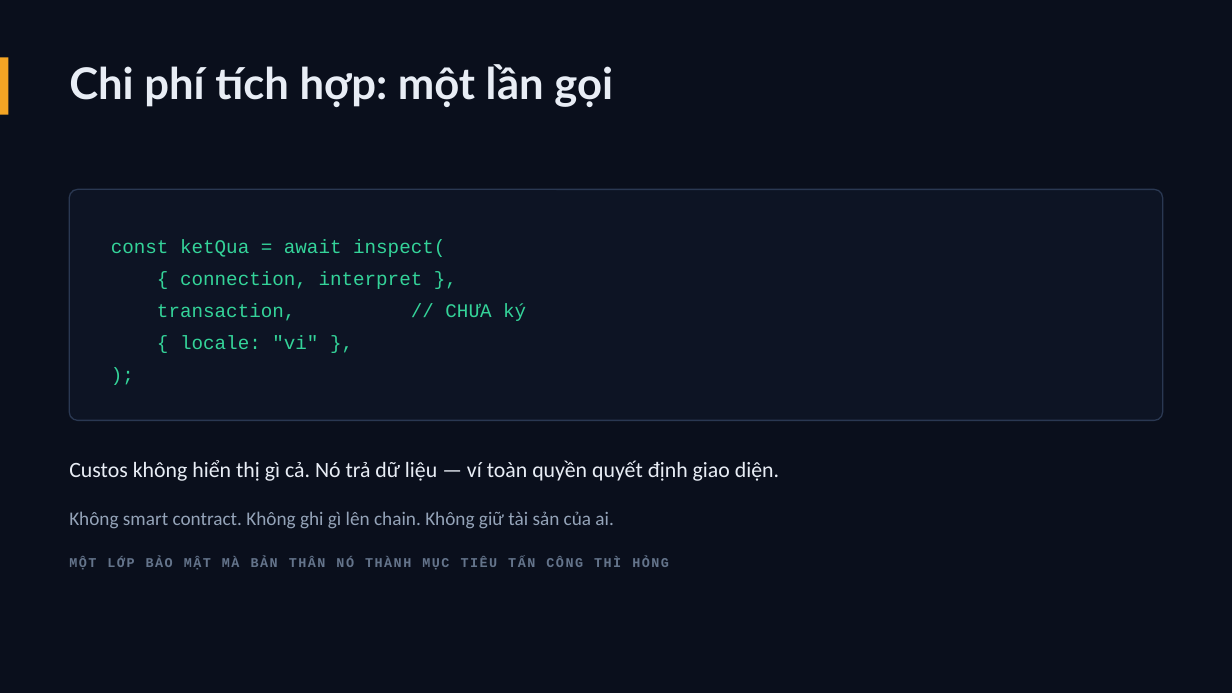
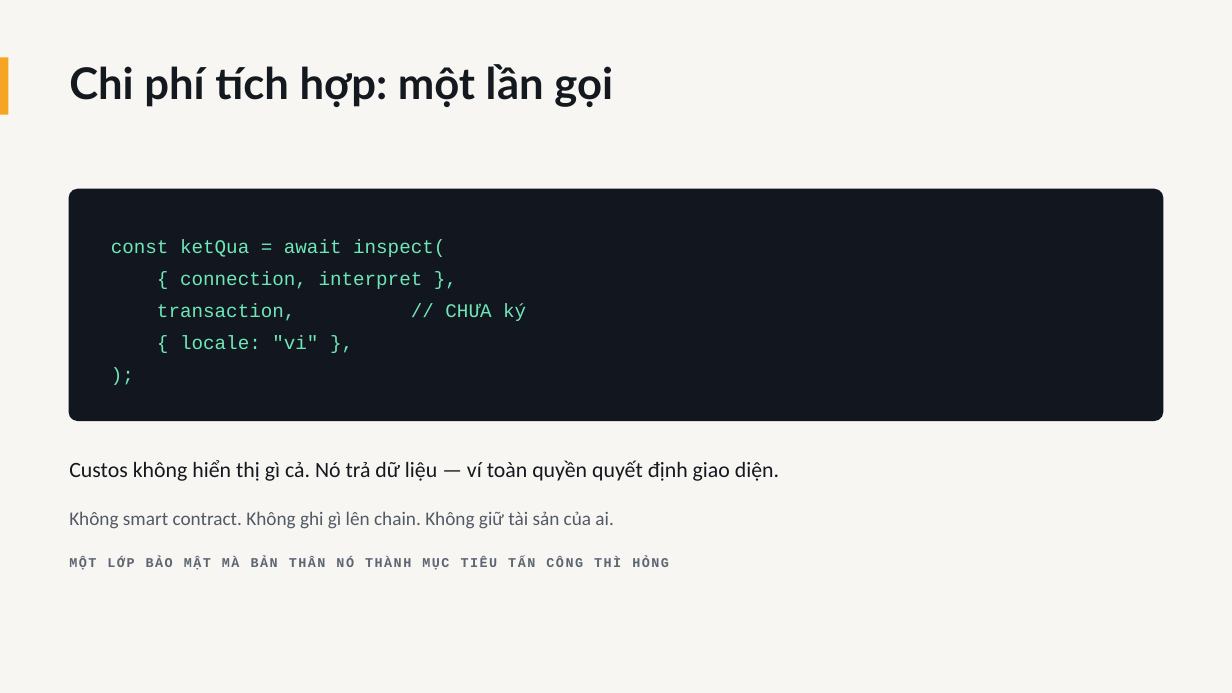
Before and after one commit to NeitLN/Custos-Solana, a slide deck: slide 5 of docs/nop-bai/CUSTOS-PITCH.pptx. Drawn at 1232x693 pixels with LibreOffice and Linux fonts; fonts in the diff are those of the drawing. Boxes give left, top, right and bottom in pixels: in the first picture for what was removed or moved away, otherwise in the second. Text is boxed around its words. In the diff, an @@ line names an element or a change of style, - is before the commit and + after.

Commit message:
style(deck): đổi slide sang nền sáng
Theo yêu cầu. Không chỉ lật nền — màu chữ đang dùng là màu CHỌN CHO NỀN TỐI, đặt
nguyên lên giấy sáng thì tụt dưới ngưỡng đọc được. Hổ phách F5A524 trên nền F7F6F2
chỉ còn khoảng 2:1. Nên tách bảng màu làm hai nhóm:

  - màu CHỮ hạ độ sáng: amber B45309 · rose BE123C · emerald 047857
  - màu chỉ để TÔ (vạch, viền, vòng số) giữ nguyên độ tươi, vì chúng không phải chữ

Nền dùng F7F6F2 chứ không FFFFFF: trắng tuyệt đối trên máy chiếu hội trường bị chói
và làm chữ mảnh khó đọc.

Khối code ở slide 5 CỐ Ý giữ nền tối. Trình soạn thảo vốn tối, và nó cho mắt một
điểm nghỉ giữa một deck toàn giấy sáng.

BỘ SOI TƯƠNG PHẢN BÁO NHẦM 6 LẦN, và cái đó đáng ghi lại: bản đầu so mọi chữ với NỀN
SLIDE, nên nó kêu chữ code 1,4:1 trong khi chữ đó nằm trên panel tối chứ không nằm
trên giấy. Sửa để nó tìm hình nền THẬT SỰ nằm dưới mỗi khối chữ rồi mới so. Đúng bài
học của chính sản phẩm: đo sai nền thì cáo buộc sai.

Sau khi sửa: 0 chỗ tương phản thấp. Nhưng mấy dòng chú thích nhỏ đứng đúng sát ngưỡng
AA 4,5:1, nên đậm thêm một nấc (6B7280 -> 5E6673). Máy chiếu hội trường làm nhòe chữ
nhỏ, và đứng sát ngưỡng trong phòng tối là mất.

Đổi tao-deck.js -> tao-deck.cjs: repo đặt "type": "module" nên .js bị coi là ESM và
require() ném lỗi. Chạy được ở scratchpad vì thư mục đó có package.json riêng.

README ghi rõ máy này KHÔNG cài ứng dụng nào mở được .pptx, nên deck chưa được nhìn
bằng mắt trong PowerPoint — kèm bảng ba thứ đã kiểm được bằng máy và việc còn phải
làm bằng mắt. Không tự nhận là đã kiểm thứ mình chưa kiểm được.

```diff
--- a/docs/nop-bai/CUSTOS-PITCH.pptx
+++ b/docs/nop-bai/CUSTOS-PITCH.pptx
@@ background #0A0F1C to #F7F6F2 @@
@@ text "Chi phí tích hợp: một ..." at [69,64,613,107]: text colour #E8EDF5 to #14181F @@
@@ rounded rectangle at [69,189,1163,421]: fill #0D1424 to #12161F; outline #2A3852 1 pt to #12161F 1 pt @@
@@ text "const ketQua = await inspect(" at [111,239,526,349]: text colour #34D399 to #6EE7B7 @@
@@ text "Custos không hiển thị gì ..." at [69,460,779,481]: text colour #E8EDF5 to #14181F @@
@@ text "Không smart contract. Không ghi ..." at [69,511,613,529]: text colour #94A3B8 to #525A66 @@
@@ text "MỘT LỚP BẢO MẬT MÀ ..." at [69,557,669,570]: text colour #64748B to #5E6673 @@
```
Also in this commit, not shown: 9 other slides changed, 2 other files.
